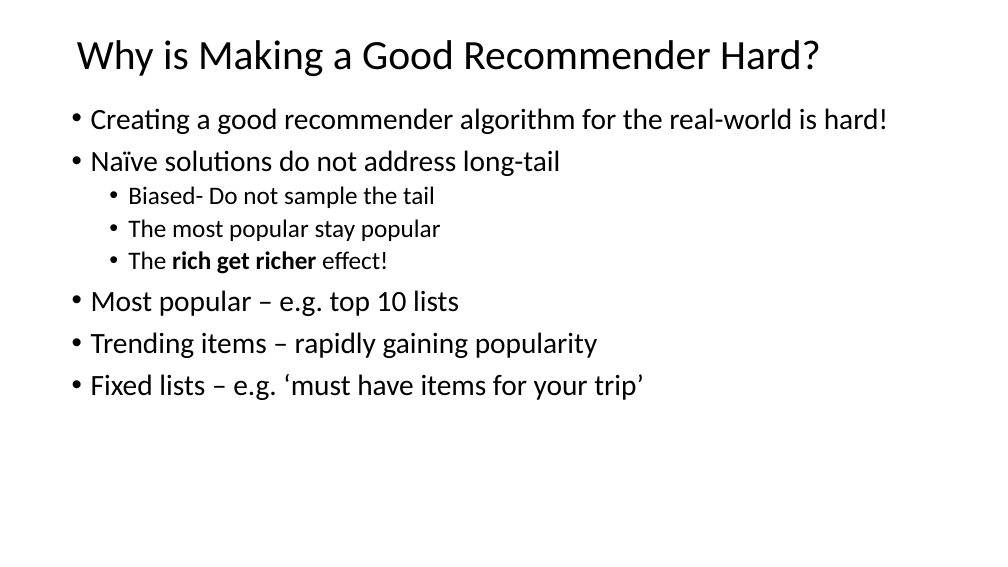
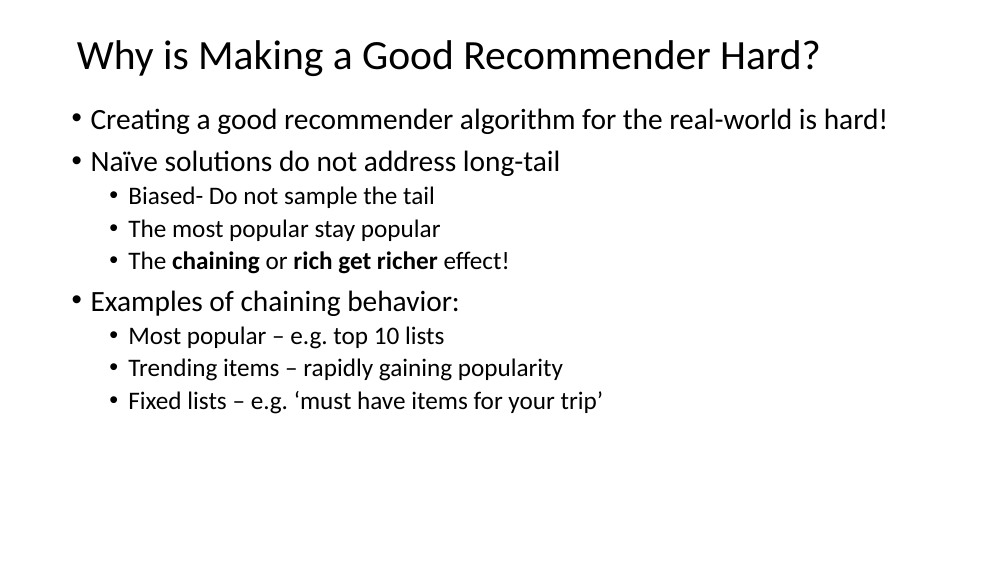
Before and after one commit to StephenElston/CSCI-E-108, a slide deck: slide 8 of slides/8_RecommenderSystems.pptx (slide 11 before the commit). Drawn at 1008x567 pixels with LibreOffice and Linux fonts; fonts in the diff are those of the drawing. Boxes give left, top, right and bottom in pixels: in the first picture for what was removed or moved away, otherwise in the second. Text is boxed around its words. In the diff, an @@ line names an element or a change of style, - is before the commit and + after.

Commit message:
Corrected error in recommender example

```diff
--- a/slides/8_RecommenderSystems.pptx
+++ b/slides/8_RecommenderSystems.pptx
@@ text at (91, 251, 510, 316): text changed; bold off @@
-  • The rich get richer effect!
+  • The chaining or rich get richer effect!
+• Examples of chaining behavior:
@@ text at (128, 326, 603, 414): size 28 to 24 pt in "Most popular – e.g. top 10 lists", "Trending items – rapidly gaining popularity", "Fixed lists – e.g. ‘must have items ..."; list level 1 to 2 in "Most popular – e.g. top ..."; list level 1 to 2 in "Trending items – rapidly gaining ..."; list level 1 to 2 in "Fixed lists – e.g. ‘must ..." @@
```
Also in this commit, not shown: 9 other slides changed, 1 slide added, 4 slides removed.
